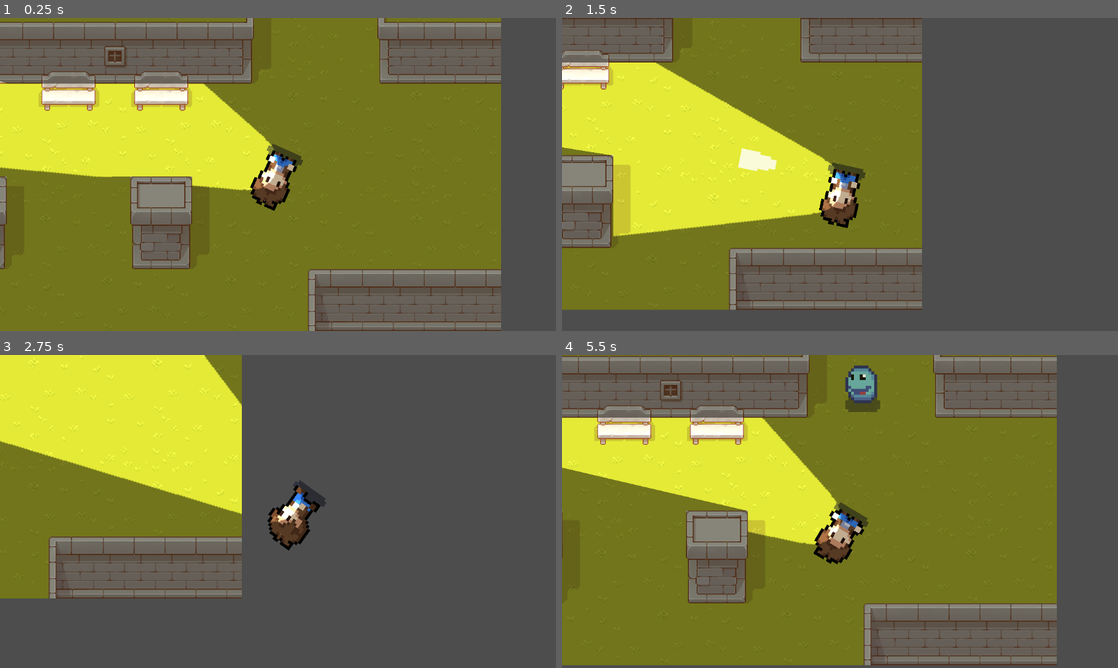
Above: before the commit, frames 1-4 (two rows, left to right).
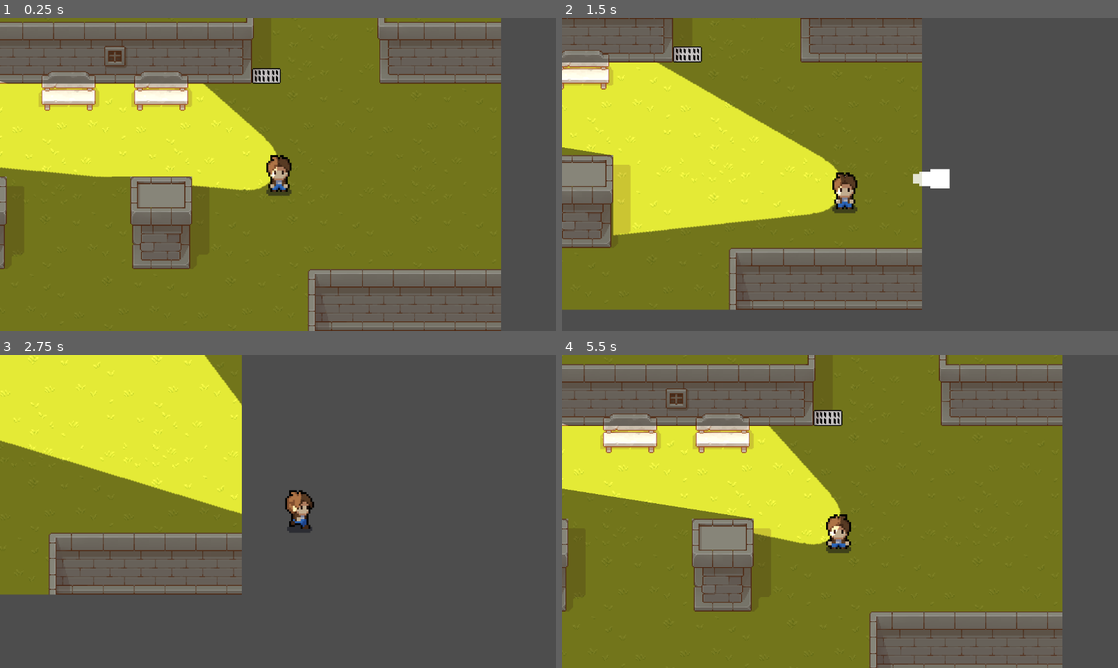
Above: after the commit, the same moments.

Repository: caden602/Project_Dungeon
Game: Godot game, scene res://main.tscn
Same seed, same stepped clock (60 frames per second), same inputs: the game is played once before the commit and once after it.
Inputs (mouse positions are in pixels of both pictures, inside the frame that each line leads up to):
- Up to frame 1 (0.25 s): no input
- Up to frame 2 (1.5 s): move the mouse to (962, 158) at 0.52 s; hold D (move_right) 0.53-1.28 s; click (962, 158) at 0.67 s; move the mouse to (728, 190) at 1.27 s; hold S (move_down) from 1.28 s (still down); click (728, 190) at 1.42 s
- Up to frame 3 (2.75 s): move the mouse to (333, 442) at 2.02 s; release S (move_down) at 2.03 s; hold D (move_right) from 2.03 s (still down); click (333, 442) at 2.17 s
- Up to frame 4 (5.5 s): move the mouse to (812, 574) at 2.77 s; release D (move_right) at 2.78 s; hold W (move_up) 2.78-3.53 s; click (812, 574) at 2.92 s; move the mouse to (1006, 558) at 3.52 s; hold A (move_left) 3.53-5.03 s; click (1006, 558) at 3.67 s; move the mouse to (673, 464) at 4.27 s; click (673, 464) at 4.42 s; move the mouse to (867, 511) at 5.02 s; hold S (move_down) from 5.03 s (still down); click (867, 511) at 5.17 s

The runs differ from the first frame. In frame 1, 1.3% of the frame differs, in the area x 44-55%, y 16-62%; in frame 2, 2.2%; in frame 3, 3.9%; in frame 4, 19%, in the area x 0-90%, y 0-100%.
Error after the commit: Attempt to call function 'is_in_group' in base 'null instance' on a null instance. (res://actors/player/light.gd:15)

Commit message:
this might be bad

Diff:
--- a/actors/enemies/angel.gd
+++ b/actors/enemies/angel.gd
@@ -28,5 +28,6 @@
 func in_light(state:bool):
 	if (state):
 		player_chase = false
+		remove_from_group("angel")
 	else:
 		player_chase = true
--- a/actors/enemies/angel.tscn
+++ b/actors/enemies/angel.tscn
@@ -2,22 +2,6 @@
 
 [ext_resource type="Script" path="res://actors/enemies/angel.gd" id="1_jlgh8"]
 [ext_resource type="Texture2D" uid="uid://b5ns4t8skrvae" path="res://assets/Pixel Art Top Down - Basic/Texture/TX Player.png" id="1_lm2yl"]
-
-[sub_resource type="Animation" id="Animation_dcne8"]
-resource_name = "downward_angel"
-loop_mode = 1
-tracks/0/type = "value"
-tracks/0/imported = false
-tracks/0/enabled = true
-tracks/0/path = NodePath(".:frame")
-tracks/0/interp = 1
-tracks/0/loop_wrap = true
-tracks/0/keys = {
-"times": PackedFloat32Array(0),
-"transitions": PackedFloat32Array(1),
-"update": 1,
-"values": [0]
-}
 
 [sub_resource type="Animation" id="Animation_ab5l0"]
 length = 0.001
@@ -44,6 +28,22 @@
 "transitions": PackedFloat32Array(1),
 "update": 1,
 "values": [true]
+}
+
+[sub_resource type="Animation" id="Animation_dcne8"]
+resource_name = "downward_angel"
+loop_mode = 1
+tracks/0/type = "value"
+tracks/0/imported = false
+tracks/0/enabled = true
+tracks/0/path = NodePath(".:frame")
+tracks/0/interp = 1
+tracks/0/loop_wrap = true
+tracks/0/keys = {
+"times": PackedFloat32Array(0),
+"transitions": PackedFloat32Array(1),
+"update": 1,
+"values": [0]
 }
 
 [sub_resource type="Animation" id="Animation_cyqe5"]
--- a/actors/enemies/slime.gd
+++ b/actors/enemies/slime.gd
@@ -1,21 +1,26 @@
 extends CharacterBody2D
 
+
+enum anim_state {IDLE, LEFT, RIGHT, DEATH}
 
 var speed = 50
 var player_chase = false
 var player = null
+var current_state = anim_state.IDLE
 
 func _physics_process(delta):
-	if player_chase:
+	if (player_chase):
 		position += (player.position - position)/speed
 
 		if(player.position.x - position.x < 0):
+			current_state = anim_state.LEFT
 			$Sprite2D/AnimationPlayer.play("hop_left")
 		else:
+			current_state = anim_state.RIGHT
 			$Sprite2D/AnimationPlayer.play("hop_right")
-	else:
+	elif(current_state != anim_state.DEATH):
+		current_state = anim_state.IDLE
 		$Sprite2D/AnimationPlayer.play("slime_idle")
-
 
 
 func _on_detection_area_body_entered(body:Node2D):
@@ -25,3 +30,14 @@
 func _on_detection_area_body_exited(body:Node2D):
 	player = null
 	player_chase = false
+
+func _on_area_2d_area_entered(area:Area2D):
+	if(area.is_in_group('grate')):
+		position = area.global_position
+		current_state = anim_state.DEATH
+		player_chase = false
+		$Sprite2D/AnimationPlayer.play("slime_death")
+
+func _on_animation_player_animation_finished(anim_name):
+	if(anim_name == "slime_death"):
+		queue_free()
--- a/actors/enemies/slime.tscn
+++ b/actors/enemies/slime.tscn
@@ -1,24 +1,9 @@
-[gd_scene load_steps=12 format=3 uid="uid://cboaphbpphp0k"]
+[gd_scene load_steps=14 format=3 uid="uid://cboaphbpphp0k"]
 
 [ext_resource type="Texture2D" uid="uid://dt8yegroc5q0s" path="res://assets/mystic_woods_free_2.2/sprites/characters/slime.png" id="1_myhru"]
 [ext_resource type="Script" path="res://actors/enemies/slime.gd" id="1_yx4gy"]
 
-[sub_resource type="Animation" id="Animation_m7ibe"]
-resource_name = "slime_idle"
-length = 0.5
-loop_mode = 1
-tracks/0/type = "value"
-tracks/0/imported = false
-tracks/0/enabled = true
-tracks/0/path = NodePath(".:frame")
-tracks/0/interp = 1
-tracks/0/loop_wrap = true
-tracks/0/keys = {
-"times": PackedFloat32Array(0, 0.1, 0.2, 0.3),
-"transitions": PackedFloat32Array(1, 1, 1, 1),
-"update": 1,
-"values": [0, 1, 2, 3]
-}
+[sub_resource type="CircleShape2D" id="CircleShape2D_24bip"]
 
 [sub_resource type="Animation" id="Animation_4k442"]
 length = 0.001
@@ -47,8 +32,40 @@
 "values": [true]
 }
 
-[sub_resource type="Animation" id="Animation_jfxhk"]
-resource_name = "hop_right"
+[sub_resource type="Animation" id="Animation_meant"]
+resource_name = "downwards_hop"
+length = 0.5
+tracks/0/type = "value"
+tracks/0/imported = false
+tracks/0/enabled = true
+tracks/0/path = NodePath(".:frame")
+tracks/0/interp = 1
+tracks/0/loop_wrap = true
+tracks/0/keys = {
+"times": PackedFloat32Array(0, 0.1, 0.2, 0.3, 0.4, 0.5),
+"transitions": PackedFloat32Array(1, 1, 1, 1, 1, 1),
+"update": 1,
+"values": [21, 22, 23, 24, 25, 26]
+}
+
+[sub_resource type="Animation" id="Animation_yif24"]
+resource_name = "forward_hop"
+length = 0.5
+tracks/0/type = "value"
+tracks/0/imported = false
+tracks/0/enabled = true
+tracks/0/path = NodePath(".:frame")
+tracks/0/interp = 1
+tracks/0/loop_wrap = true
+tracks/0/keys = {
+"times": PackedFloat32Array(0, 0.1, 0.2, 0.3, 0.4, 0.5),
+"transitions": PackedFloat32Array(1, 1, 1, 1, 1, 1),
+"update": 1,
+"values": [35, 36, 37, 38, 39, 40]
+}
+
+[sub_resource type="Animation" id="Animation_r5knr"]
+resource_name = "hop_left"
 length = 0.5
 tracks/0/type = "value"
 tracks/0/imported = false
@@ -72,43 +89,11 @@
 "times": PackedFloat32Array(0),
 "transitions": PackedFloat32Array(1),
 "update": 1,
-"values": [false]
-}
-
-[sub_resource type="Animation" id="Animation_yif24"]
-resource_name = "forward_hop"
-length = 0.5
-tracks/0/type = "value"
-tracks/0/imported = false
-tracks/0/enabled = true
-tracks/0/path = NodePath(".:frame")
-tracks/0/interp = 1
-tracks/0/loop_wrap = true
-tracks/0/keys = {
-"times": PackedFloat32Array(0, 0.1, 0.2, 0.3, 0.4, 0.5),
-"transitions": PackedFloat32Array(1, 1, 1, 1, 1, 1),
-"update": 1,
-"values": [35, 36, 37, 38, 39, 40]
-}
-
-[sub_resource type="Animation" id="Animation_meant"]
-resource_name = "downwards_hop"
-length = 0.5
-tracks/0/type = "value"
-tracks/0/imported = false
-tracks/0/enabled = true
-tracks/0/path = NodePath(".:frame")
-tracks/0/interp = 1
-tracks/0/loop_wrap = true
-tracks/0/keys = {
-"times": PackedFloat32Array(0, 0.1, 0.2, 0.3, 0.4, 0.5),
-"transitions": PackedFloat32Array(1, 1, 1, 1, 1, 1),
-"update": 1,
-"values": [21, 22, 23, 24, 25, 26]
-}
-
-[sub_resource type="Animation" id="Animation_r5knr"]
-resource_name = "hop_left"
+"values": [true]
+}
+
+[sub_resource type="Animation" id="Animation_jfxhk"]
+resource_name = "hop_right"
 length = 0.5
 tracks/0/type = "value"
 tracks/0/imported = false
@@ -132,7 +117,40 @@
 "times": PackedFloat32Array(0),
 "transitions": PackedFloat32Array(1),
 "update": 1,
-"values": [true]
+"values": [false]
+}
+
+[sub_resource type="Animation" id="Animation_m7ibe"]
+resource_name = "slime_idle"
+length = 0.5
+loop_mode = 1
+tracks/0/type = "value"
+tracks/0/imported = false
+tracks/0/enabled = true
+tracks/0/path = NodePath(".:frame")
+tracks/0/interp = 1
+tracks/0/loop_wrap = true
+tracks/0/keys = {
+"times": PackedFloat32Array(0, 0.1, 0.2, 0.3),
+"transitions": PackedFloat32Array(1, 1, 1, 1),
+"update": 1,
+"values": [0, 1, 2, 3]
+}
+
+[sub_resource type="Animation" id="Animation_xvlih"]
+resource_name = "slime_death"
+length = 0.5
+tracks/0/type = "value"
+tracks/0/imported = false
+tracks/0/enabled = true
+tracks/0/path = NodePath(".:frame")
+tracks/0/interp = 1
+tracks/0/loop_wrap = true
+tracks/0/keys = {
+"times": PackedFloat32Array(0, 0.1, 0.2, 0.3, 0.4),
+"transitions": PackedFloat32Array(1, 1, 1, 1, 1),
+"update": 1,
+"values": [84, 85, 86, 87, 88]
 }
 
 [sub_resource type="AnimationLibrary" id="AnimationLibrary_5kbu4"]
@@ -142,6 +160,7 @@
 "forward_hop": SubResource("Animation_yif24"),
 "hop_left": SubResource("Animation_r5knr"),
 "hop_right": SubResource("Animation_jfxhk"),
+"slime_death": SubResource("Animation_xvlih"),
 "slime_idle": SubResource("Animation_m7ibe")
 }
 
@@ -151,11 +170,16 @@
 [sub_resource type="CircleShape2D" id="CircleShape2D_aww47"]
 
 [node name="Slime" type="CharacterBody2D"]
+collision_layer = 0
+collision_mask = 0
 script = ExtResource("1_yx4gy")
+
+[node name="CollisionShape2D" type="CollisionShape2D" parent="."]
+shape = SubResource("CircleShape2D_24bip")
 
 [node name="Sprite2D" type="Sprite2D" parent="."]
 texture_filter = 1
-scale = Vector2(3, 3)
+scale = Vector2(2, 2)
 texture = ExtResource("1_myhru")
 offset = Vector2(0, -6)
 flip_h = true
@@ -168,16 +192,20 @@
 }
 
 [node name="detection_area" type="Area2D" parent="."]
-collision_layer = 2
+collision_layer = 4
 collision_mask = 2
 
 [node name="CollisionShape2D" type="CollisionShape2D" parent="detection_area"]
 position = Vector2(0, 3)
 shape = SubResource("CircleShape2D_urswt")
 
-[node name="CollisionShape2D" type="CollisionShape2D" parent="."]
+[node name="Area2D" type="Area2D" parent="."]
+
+[node name="CollisionShape2D" type="CollisionShape2D" parent="Area2D"]
 position = Vector2(0, -4)
 shape = SubResource("CircleShape2D_aww47")
 
+[connection signal="animation_finished" from="Sprite2D/AnimationPlayer" to="." method="_on_animation_player_animation_finished"]
 [connection signal="body_entered" from="detection_area" to="." method="_on_detection_area_body_entered"]
 [connection signal="body_exited" from="detection_area" to="." method="_on_detection_area_body_exited"]
+[connection signal="area_entered" from="Area2D" to="." method="_on_area_2d_area_entered"]
--- a/actors/player/light.gd
+++ b/actors/player/light.gd
@@ -10,11 +10,18 @@
 
 # Called every frame. 'delta' is the elapsed time since the previous frame.
 func _process(delta):
+	look_at(get_viewport().get_mouse_position())
 	if enemyInLight:
-		if $RayCast2D.get_collider() and $RayCast2D.get_collider().is_in_group("angel"):
+		if ($RayCast2D.get_collider().is_in_group("angel")):
 			$RayCast2D.get_collider().in_light(true)
 			print("Hitting Enemy ", count)
 			count+= 1
+		elif ($RayCast2D/RayCast2D2.get_collider().is_in_group("angel")):
+			$RayCast2D/RayCast2D2.get_collider().in_light(true)
+			enemyInLight = null
+		elif ($RayCast2D/RayCast2D3.get_collider().is_in_group("angel")):
+			$RayCast2D/RayCast2D3.get_collider().in_light(true)
+			enemyInLight = null
 		# else:
 			# $RayCast2D.get_collider().in_light(false)
 
--- a/actors/player/player.gd
+++ b/actors/player/player.gd
@@ -24,7 +24,7 @@
 
 
 func _physics_process(delta):
-    look_at(get_viewport().get_mouse_position())
+    # look_at(get_viewport().get_mouse_position())
 
     velocity = Input.get_vector("move_left", \
     	"move_right", \
--- a/actors/player/player.tscn
+++ b/actors/player/player.tscn
@@ -8,21 +8,19 @@
 
 [sub_resource type="CanvasTexture" id="CanvasTexture_nr3vr"]
 
-[sub_resource type="Animation" id="Animation_jv3vc"]
-resource_name = "walk_right"
-length = 0.5
-loop_mode = 1
-tracks/0/type = "value"
-tracks/0/imported = false
-tracks/0/enabled = true
-tracks/0/path = NodePath(".:frame")
-tracks/0/interp = 1
-tracks/0/loop_wrap = true
-tracks/0/keys = {
-"times": PackedFloat32Array(0, 0.1, 0.2, 0.3, 0.4, 0.5),
-"transitions": PackedFloat32Array(1, 1, 1, 1, 1, 1),
-"update": 1,
-"values": [24, 25, 26, 27, 28, 29]
+[sub_resource type="Animation" id="Animation_4xiah"]
+length = 0.001
+tracks/0/type = "value"
+tracks/0/imported = false
+tracks/0/enabled = true
+tracks/0/path = NodePath(".:frame")
+tracks/0/interp = 1
+tracks/0/loop_wrap = true
+tracks/0/keys = {
+"times": PackedFloat32Array(0),
+"transitions": PackedFloat32Array(1),
+"update": 1,
+"values": [24]
 }
 tracks/1/type = "value"
 tracks/1/imported = false
@@ -37,19 +35,72 @@
 "values": [false]
 }
 
-[sub_resource type="Animation" id="Animation_4xiah"]
-length = 0.001
-tracks/0/type = "value"
-tracks/0/imported = false
-tracks/0/enabled = true
-tracks/0/path = NodePath(".:frame")
-tracks/0/interp = 1
-tracks/0/loop_wrap = true
-tracks/0/keys = {
-"times": PackedFloat32Array(0),
-"transitions": PackedFloat32Array(1),
-"update": 1,
-"values": [24]
+[sub_resource type="Animation" id="Animation_hlp8m"]
+resource_name = "downward_walk"
+length = 0.5
+loop_mode = 1
+tracks/0/type = "value"
+tracks/0/imported = false
+tracks/0/enabled = true
+tracks/0/path = NodePath(".:frame")
+tracks/0/interp = 1
+tracks/0/loop_wrap = true
+tracks/0/keys = {
+"times": PackedFloat32Array(0, 0.1, 0.2, 0.3, 0.4, 0.5),
+"transitions": PackedFloat32Array(1, 1, 1, 1, 1, 1),
+"update": 1,
+"values": [18, 19, 20, 21, 22, 23]
+}
+
+[sub_resource type="Animation" id="Animation_g43pd"]
+resource_name = "forward_walk"
+length = 0.5
+loop_mode = 1
+tracks/0/type = "value"
+tracks/0/imported = false
+tracks/0/enabled = true
+tracks/0/path = NodePath(".:frame")
+tracks/0/interp = 1
+tracks/0/loop_wrap = true
+tracks/0/keys = {
+"times": PackedFloat32Array(0, 0.1, 0.2, 0.3, 0.4, 0.5),
+"transitions": PackedFloat32Array(1, 1, 1, 1, 1, 1),
+"update": 1,
+"values": [30, 31, 32, 33, 34, 35]
+}
+
+[sub_resource type="Animation" id="Animation_slqxr"]
+resource_name = "player_idle"
+length = 0.5
+loop_mode = 1
+tracks/0/type = "value"
+tracks/0/imported = false
+tracks/0/enabled = true
+tracks/0/path = NodePath(".:frame")
+tracks/0/interp = 1
+tracks/0/loop_wrap = true
+tracks/0/keys = {
+"times": PackedFloat32Array(0, 0.1, 0.2, 0.3, 0.4, 0.5),
+"transitions": PackedFloat32Array(1, 1, 1, 1, 1, 1),
+"update": 1,
+"values": [0, 1, 2, 3, 4, 5]
+}
+
+[sub_resource type="Animation" id="Animation_nbqwe"]
+resource_name = "walk_left"
+length = 0.5
+loop_mode = 1
+tracks/0/type = "value"
+tracks/0/imported = false
+tracks/0/enabled = true
+tracks/0/path = NodePath(".:frame")
+tracks/0/interp = 1
+tracks/0/loop_wrap = true
+tracks/0/keys = {
+"times": PackedFloat32Array(0, 0.1, 0.2, 0.3, 0.4, 0.5),
+"transitions": PackedFloat32Array(1, 1, 1, 1, 1, 1),
+"update": 1,
+"values": [24, 25, 26, 27, 28, 29]
 }
 tracks/1/type = "value"
 tracks/1/imported = false
@@ -61,45 +112,11 @@
 "times": PackedFloat32Array(0),
 "transitions": PackedFloat32Array(1),
 "update": 1,
-"values": [false]
-}
-
-[sub_resource type="Animation" id="Animation_g43pd"]
-resource_name = "forward_walk"
-length = 0.5
-loop_mode = 1
-tracks/0/type = "value"
-tracks/0/imported = false
-tracks/0/enabled = true
-tracks/0/path = NodePath(".:frame")
-tracks/0/interp = 1
-tracks/0/loop_wrap = true
-tracks/0/keys = {
-"times": PackedFloat32Array(0, 0.1, 0.2, 0.3, 0.4, 0.5),
-"transitions": PackedFloat32Array(1, 1, 1, 1, 1, 1),
-"update": 1,
-"values": [30, 31, 32, 33, 34, 35]
-}
-
-[sub_resource type="Animation" id="Animation_hlp8m"]
-resource_name = "downward_walk"
-length = 0.5
-loop_mode = 1
-tracks/0/type = "value"
-tracks/0/imported = false
-tracks/0/enabled = true
-tracks/0/path = NodePath(".:frame")
-tracks/0/interp = 1
-tracks/0/loop_wrap = true
-tracks/0/keys = {
-"times": PackedFloat32Array(0, 0.1, 0.2, 0.3, 0.4, 0.5),
-"transitions": PackedFloat32Array(1, 1, 1, 1, 1, 1),
-"update": 1,
-"values": [18, 19, 20, 21, 22, 23]
-}
-
-[sub_resource type="Animation" id="Animation_nbqwe"]
-resource_name = "walk_left"
+"values": [true]
+}
+
+[sub_resource type="Animation" id="Animation_jv3vc"]
+resource_name = "walk_right"
 length = 0.5
 loop_mode = 1
 tracks/0/type = "value"
@@ -124,24 +141,7 @@
 "times": PackedFloat32Array(0),
 "transitions": PackedFloat32Array(1),
 "update": 1,
-"values": [true]
-}
-
-[sub_resource type="Animation" id="Animation_slqxr"]
-resource_name = "player_idle"
-length = 0.5
-loop_mode = 1
-tracks/0/type = "value"
-tracks/0/imported = false
-tracks/0/enabled = true
-tracks/0/path = NodePath(".:frame")
-tracks/0/interp = 1
-tracks/0/loop_wrap = true
-tracks/0/keys = {
-"times": PackedFloat32Array(0, 0.1, 0.2, 0.3, 0.4, 0.5),
-"transitions": PackedFloat32Array(1, 1, 1, 1, 1, 1),
-"update": 1,
-"values": [0, 1, 2, 3, 4, 5]
+"values": [false]
 }
 
 [sub_resource type="AnimationLibrary" id="AnimationLibrary_kpeyc"]
@@ -155,8 +155,8 @@
 }
 
 [sub_resource type="CapsuleShape2D" id="CapsuleShape2D_dflf3"]
-radius = 19.0
-height = 56.0
+radius = 9.0
+height = 18.0
 
 [node name="Player" type="CharacterBody2D"]
 collision_layer = 3
@@ -166,8 +166,8 @@
 
 [node name="MainSprite" type="Sprite2D" parent="."]
 texture_filter = 1
-position = Vector2(0, -30)
-scale = Vector2(3, 3)
+position = Vector2(0, -16)
+scale = Vector2(2, 2)
 texture = ExtResource("3_4fcjd")
 hframes = 6
 vframes = 10
@@ -185,8 +185,8 @@
 }
 
 [node name="MainCollider" type="CollisionShape2D" parent="."]
+position = Vector2(0, 13)
 shape = SubResource("CapsuleShape2D_dflf3")
-metadata/_edit_lock_ = true
 
 [node name="ProjectileRefPoint" type="Node2D" parent="."]
 position = Vector2(33, 0)
@@ -201,15 +201,23 @@
 texture = ExtResource("3_2frx0")
 offset = Vector2(420, -8)
 script = ExtResource("4_3tryy")
+
+[node name="Area2D" type="Area2D" parent="PointLight2D"]
 metadata/_edit_lock_ = true
-
-[node name="Area2D" type="Area2D" parent="PointLight2D"]
 
 [node name="CollisionPolygon2D" type="CollisionPolygon2D" parent="PointLight2D/Area2D"]
 polygon = PackedVector2Array(40, 33, 713, 245, 758, 227, 827, 79, 830, -75, 791, -203, 715, -263, 39, -34, 8, -18, 8, 16)
+metadata/_edit_lock_ = true
 
 [node name="RayCast2D" type="RayCast2D" parent="PointLight2D"]
 target_position = Vector2(830, 0)
 
+[node name="RayCast2D2" type="RayCast2D" parent="PointLight2D/RayCast2D"]
+target_position = Vector2(786, 161)
+
+[node name="RayCast2D3" type="RayCast2D" parent="PointLight2D/RayCast2D"]
+position = Vector2(0, -1)
+target_position = Vector2(793, -184)
+
 [connection signal="body_entered" from="PointLight2D/Area2D" to="PointLight2D" method="_on_area_2d_body_entered"]
 [connection signal="body_exited" from="PointLight2D/Area2D" to="PointLight2D" method="_on_area_2d_body_exited"]
--- /dev/null
+++ b/grate.tscn
@@ -0,0 +1,18 @@
+[gd_scene load_steps=3 format=3 uid="uid://cy8mvlabpurs4"]
+
+[ext_resource type="Texture2D" uid="uid://dvovhskppcxf8" path="res://assets/grate/Grate.png" id="1_bo3os"]
+
+[sub_resource type="RectangleShape2D" id="RectangleShape2D_mvykw"]
+size = Vector2(30, 15.5642)
+
+[node name="Grate" type="Sprite2D" groups=["grate"]]
+texture_filter = 1
+position = Vector2(-2.86102e-06, 0)
+scale = Vector2(1, 1.028)
+texture = ExtResource("1_bo3os")
+
+[node name="Area2D" type="Area2D" parent="." groups=["grate"]]
+
+[node name="CollisionShape2D" type="CollisionShape2D" parent="Area2D" groups=["grate"]]
+position = Vector2(2.86102e-06, 0)
+shape = SubResource("RectangleShape2D_mvykw")
--- a/main.tscn
+++ b/main.tscn
@@ -11,6 +11,7 @@
 [ext_resource type="Texture2D" uid="uid://d4avs4l08gj7v" path="res://assets/Pixel Art Top Down - Basic/Texture/TX Plant.png" id="8_od1l7"]
 [ext_resource type="PackedScene" uid="uid://drsqjcx7qcsd1" path="res://actors/enemies/angel.tscn" id="10_tp6yb"]
 [ext_resource type="PackedScene" uid="uid://cboaphbpphp0k" path="res://actors/enemies/slime.tscn" id="11_q0c3n"]
+[ext_resource type="PackedScene" uid="uid://cy8mvlabpurs4" path="res://grate.tscn" id="12_b1h5p"]
 
 [sub_resource type="TileSetAtlasSource" id="TileSetAtlasSource_4gynb"]
 texture = ExtResource("2_j88ax")
@@ -804,3 +805,6 @@
 
 [node name="Slime" parent="." instance=ExtResource("11_q0c3n")]
 position = Vector2(957, 193)
+
+[node name="Grate" parent="." instance=ExtResource("12_b1h5p")]
+position = Vector2(909, 376)
--- a/project.godot
+++ b/project.godot
@@ -18,6 +18,10 @@
 [display]
 
 window/stretch/mode="viewport"
+
+[global_group]
+
+grate=""
 
 [input]
 
Binary file added: assets/grate/Grate.png
Not shown, added: assets/grate/Grate.png.import
Not shown: 1 places in main.tscn that only renumber resources
